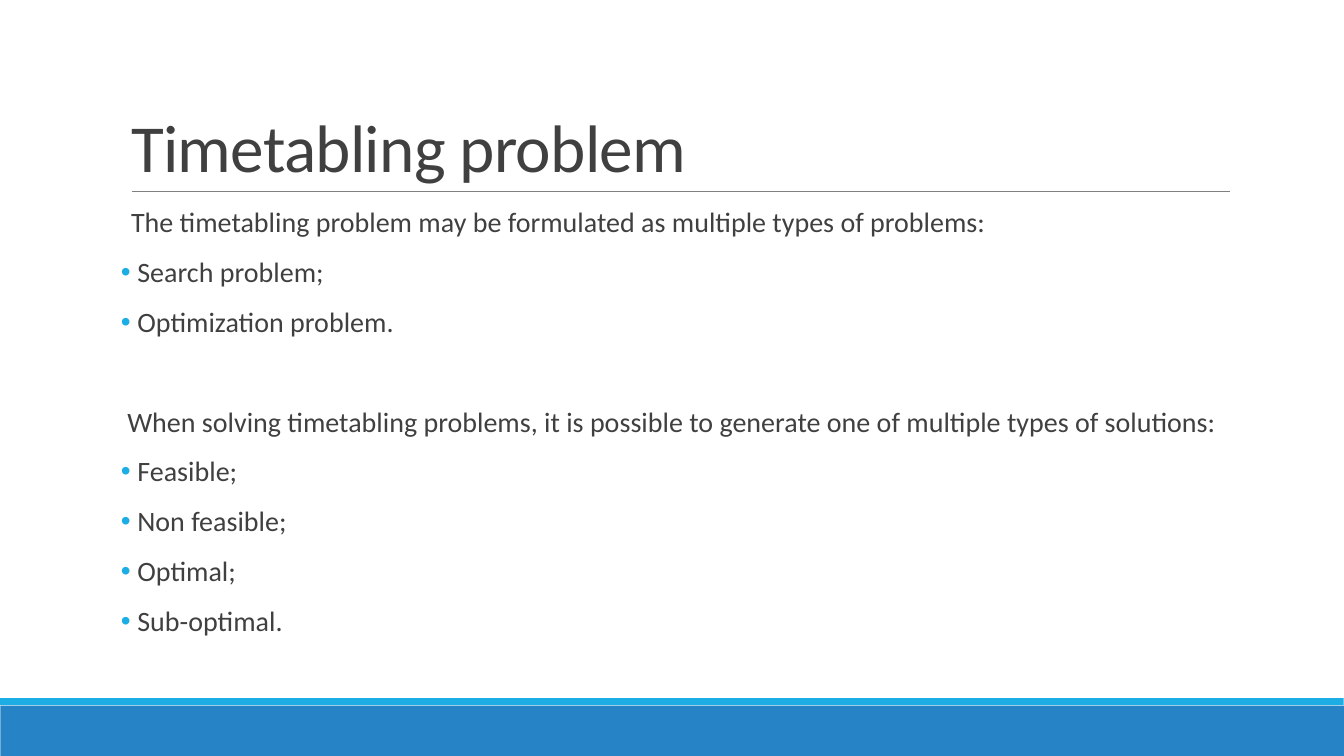
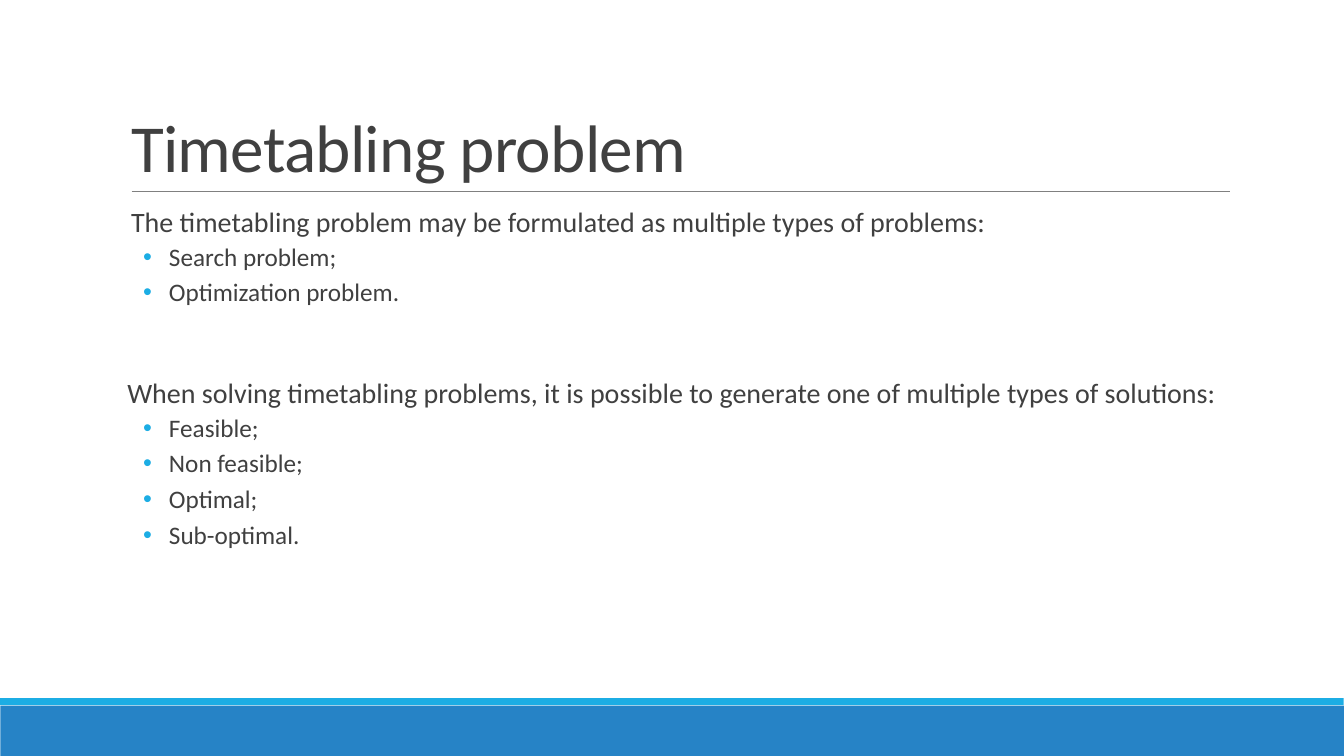
Before and after one commit to devilsdante/isel-examtimetabling-2014-2015, a slide deck: slide 5 of doc/Apresentação Oral/Examination Timetabling Automation using Hybrid Meta-heuristics.pptx. Drawn at 1344x756 pixels with LibreOffice and Linux fonts; fonts in the diff are those of the drawing. Boxes give left, top, right and bottom in pixels: in the first picture for what was removed or moved away, otherwise in the second. Text is boxed around its words. In the diff, an @@ line names an element or a change of style, - is before the commit and + after.

```diff
--- a/doc/Apresentação Oral/Examination Timetabling Automation using Hybrid Meta-heuristics.pptx
+++ b/doc/Apresentação Oral/Examination Timetabling Automation using Hybrid Meta-heuristics.pptx
@@ text at (169, 248, 399, 548): size 20 to 18 pt in "Search problem;", "Optimization problem.", "Feasible;", "Non feasible;" and 2 more places; list level 1 to 2 in "Search problem;"; list level 1 to 2 in "Optimization problem."; list level 1 to 2 in "Feasible;"; list level 1 to 2 in "Non feasible;"; list level 1 to 2 in "Optimal;"; list level 1 to 2 in "Sub-optimal." @@
```
Also in this commit, not shown: 4 other slides changed, 8 slides added, 2 other files.
